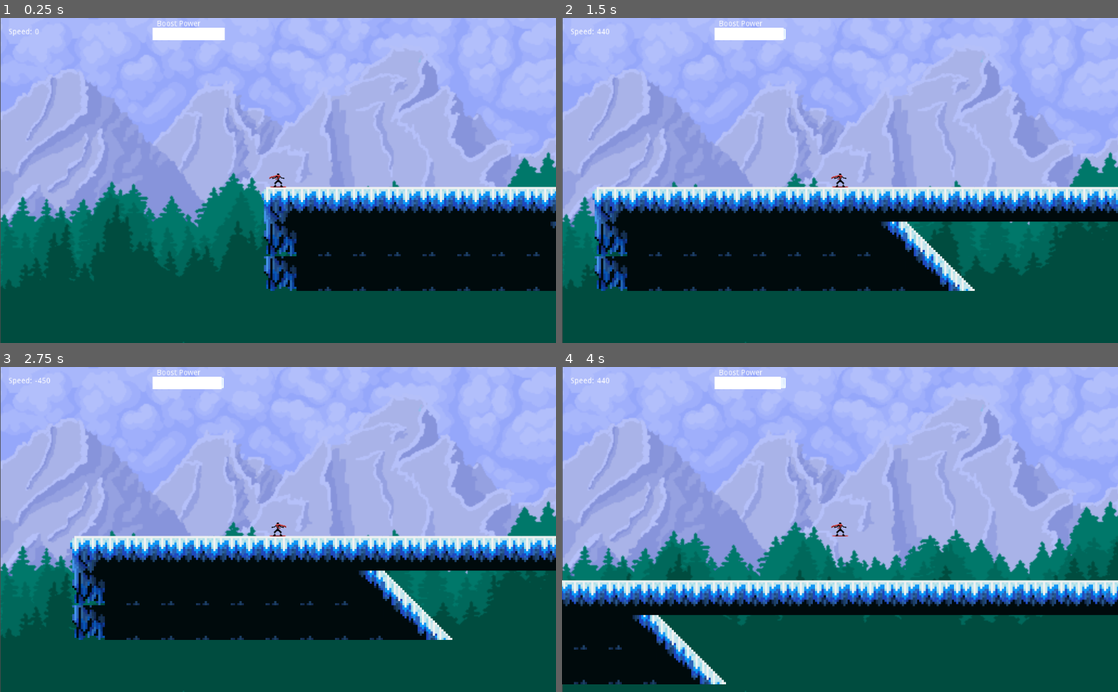
Above: before the commit, frames 1-4 (two rows, left to right).
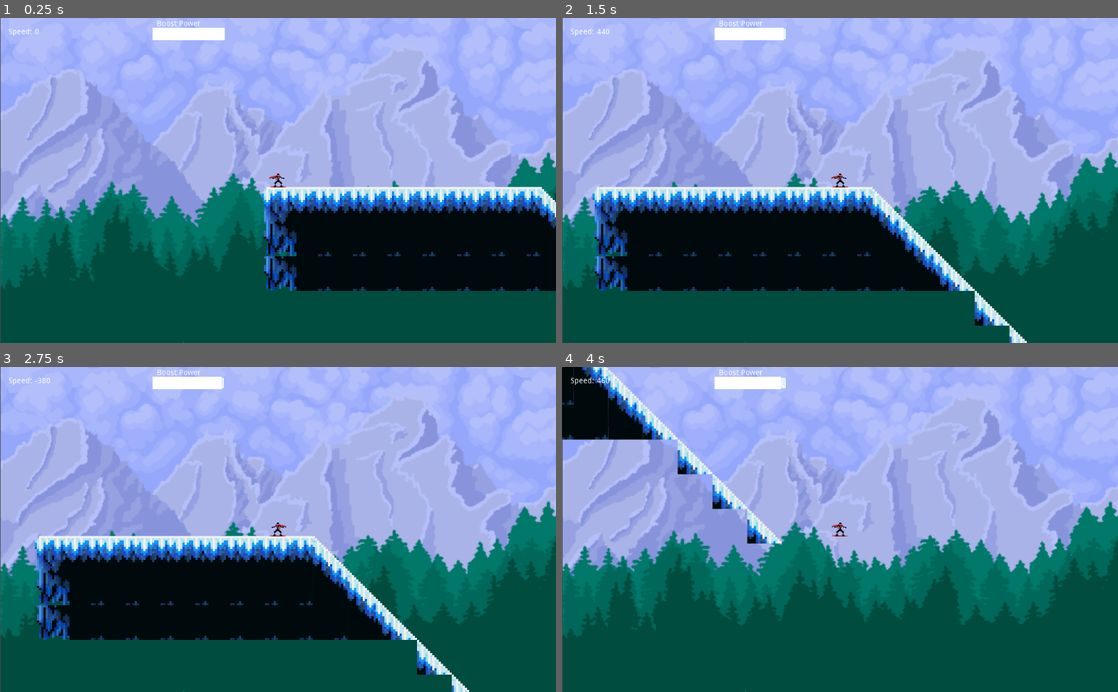
Above: after the commit, the same moments.

Repository: tompasini/Snowboarding-Prototype-2
Game: Godot game, scene res://Level1.tscn
Same seed, same stepped clock (60 frames per second), same inputs: the game is played once before the commit and once after it.
Inputs:
- Up to frame 1 (0.25 s): no input
- Up to frame 2 (1.5 s): tap Enter at 0.5 s; hold D (right) from 0.53 s (still down); tap Space (jump) at 0.6, 0.77, 1.07 s; tap Shift (boost) at 1.35 s
- Up to frame 3 (2.75 s): tap Space (jump) at 1.52, 1.55, 1.82, 2.1 s; release D (right) at 2.03 s; hold A (left) from 2.03 s (still down)
- Up to frame 4 (4 s): release A (left) at 2.78 s; hold D (right) from 2.78 s (still down); tap Shift (boost) at 2.85 s; tap Space (jump) at 3.02, 3.05, 3.32, 3.6, 3.77 s

The runs differ from the first frame. In frame 1, 0.2% of the frame differs, in the area x 97-100%, y 51-63%; in frame 2, 5.2%; in frame 3, 11%; in frame 4, 20%, in the area x 0-100%, y 0-98%.

Commit message:
finite state machine

Diff:
--- a/Level1.tscn
+++ b/Level1.tscn
@@ -15,7 +15,7 @@
 [node name="TileMap" type="TileMap" parent="."]
 tile_set = ExtResource( 1 )
 format = 1
-tile_data = PoolIntArray( 196609, 0, 0, 196610, 1, 0, 196611, 1, 0, 196612, 1, 0, 196613, 1, 0, 196614, 1, 0, 196615, 1, 0, 196616, 1, 0, 196617, 1, 0, 196618, 1, 0, 196619, 1, 0, 196620, 1, 0, 196621, 1, 0, 196622, 1, 0, 196623, 1, 0, 196624, 1, 0, 196625, 1, 0, 196626, 1, 0, 196627, 1, 0, 196628, 1, 0, 196629, 1, 0, 196630, 1, 0, 196631, 1, 0, 196632, 1, 0, 196633, 1, 0, 196634, 1, 0, 196635, 1, 0, 196636, 1, 0, 196637, 1, 0, 196638, 1, 0, 196639, 1, 0, 196640, 1, 0, 196641, 1, 0, 262145, 6, 0, 262146, 34, 0, 262147, 34, 0, 262148, 34, 0, 262149, 34, 0, 262150, 34, 0, 262151, 34, 0, 262152, 34, 0, 262153, 18, 0, 262154, 16, 0, 327681, 6, 0, 327682, 34, 0, 327683, 34, 0, 327684, 34, 0, 327685, 34, 0, 327686, 34, 0, 327687, 34, 0, 327688, 34, 0, 327689, 34, 0, 327690, 18, 0, 327691, 16, 0 )
+tile_data = PoolIntArray( 196609, 0, 0, 196610, 1, 0, 196611, 1, 0, 196612, 1, 0, 196613, 1, 0, 196614, 1, 0, 196615, 1, 0, 196616, 1, 0, 196617, 16, 0, 262145, 6, 0, 262146, 34, 0, 262147, 34, 0, 262148, 34, 0, 262149, 34, 0, 262150, 34, 0, 262151, 34, 0, 262152, 34, 0, 262153, 18, 0, 262154, 16, 0, 327681, 6, 0, 327682, 34, 0, 327683, 34, 0, 327684, 34, 0, 327685, 34, 0, 327686, 34, 0, 327687, 34, 0, 327688, 34, 0, 327689, 34, 0, 327690, 18, 0, 327691, 16, 0, 393228, 16, 0, 458765, 16, 0, 524302, 16, 0 )
 
 [node name="Player" parent="." instance=ExtResource( 2 )]
 position = Vector2( 94, 178 )
--- a/Player.gd
+++ b/Player.gd
@@ -3,12 +3,16 @@
 var velocity = Vector2(0, 0)
 var speed = 0
 var boostPower = 1000
-var jumpCount
+var jumpCount = 2
 var firstJump = -900 + (speed/2)
 var secondJump = -900
 const GRAVITY = 75
 const BASE_SPEED = 450
 const POLE_MODIFIER = 350
+
+enum States {ON_GROUND, IN_AIR}
+
+var _state = States.ON_GROUND
 
 func _physics_process(delta):
 	var normal: Vector2 = get_floor_normal()
@@ -24,15 +28,19 @@
 		get_tree().reload_current_scene()
 
 	if(is_on_floor()):
-		jumpCount = 2
+		if(_state != States.ON_GROUND):
+			_state = States.ON_GROUND
+			jumpCount = 2
 		$AnimatedSprite.play('idle')
 
 	if(Input.is_action_just_pressed("jump") && jumpCount != 0):
+		_state = States.IN_AIR
 		velocity.y = -1
 		if(jumpCount == 2):
 			velocity.y += firstJump
 		else:
 			velocity.y += secondJump
+
 		jumpCount -= 1
 		if(!$AnimatedSprite.flip_h && speed == 0):
 			speed = BASE_SPEED
